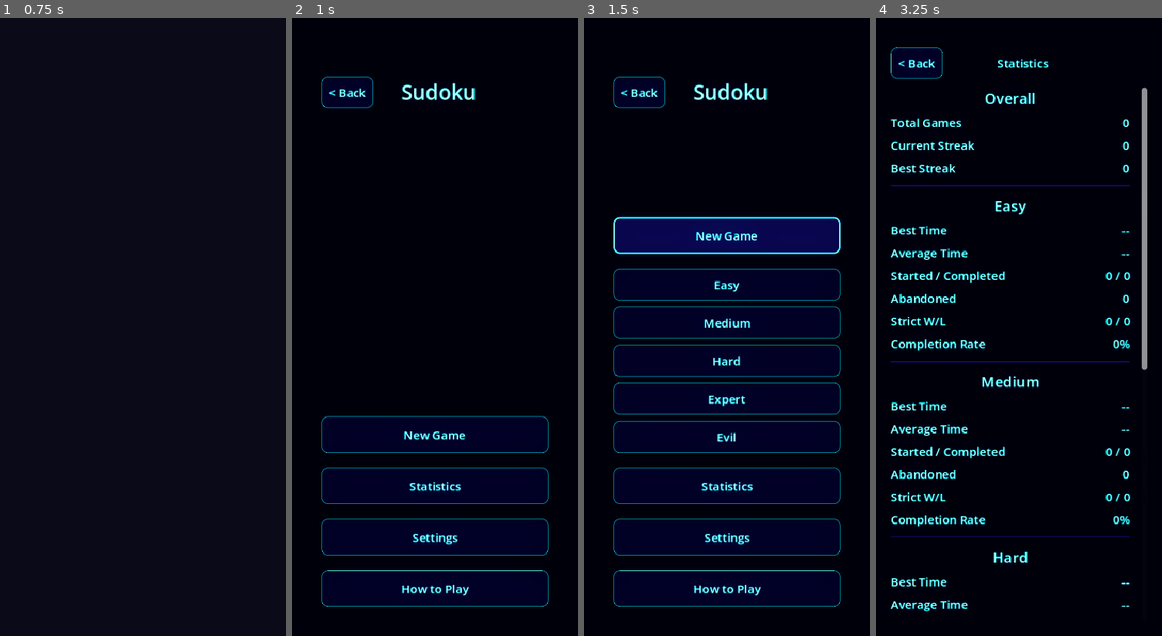
Above: before the commit, frames 1-4 (left to right).
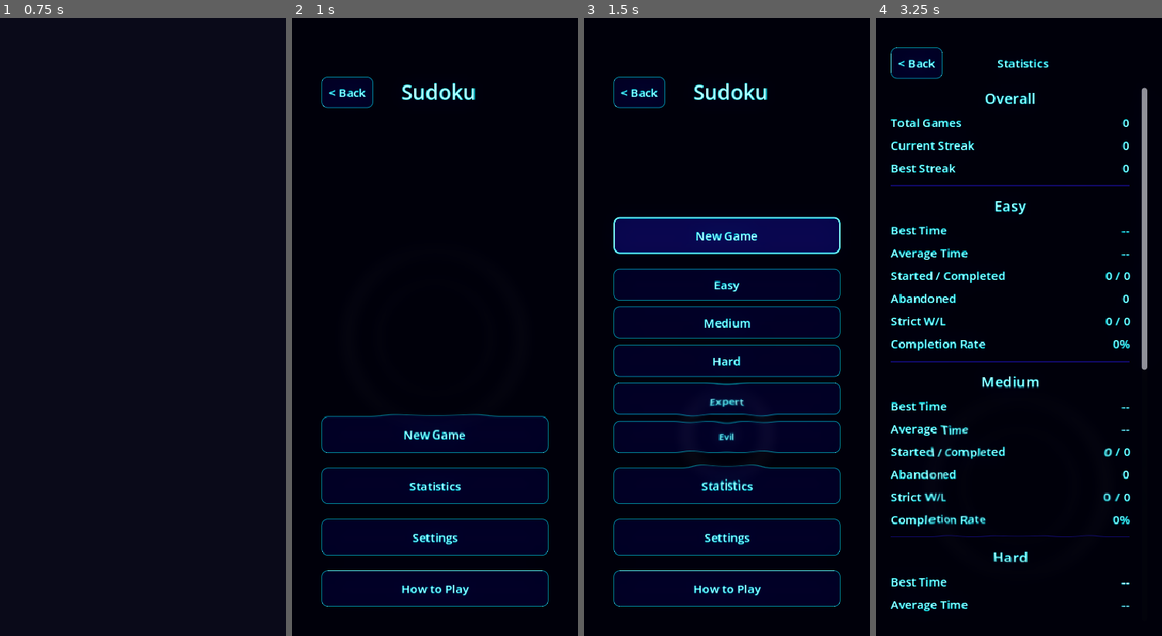
Above: after the commit, the same moments.

Repository: mchambers-mojang/sweet-vinegar-games
Game: Godot game, scene res://scenes/game_picker.tscn
Same seed, same stepped clock (60 frames per second), same inputs: the game is played once before the commit and once after it.
Inputs:
- Up to frame 1 (0.75 s): click "Sudoku" at 0.5 s
- Up to frame 2 (1 s): no input
- Up to frame 3 (1.5 s): click "New Game" at 1.25 s
- Up to frame 4 (3.25 s): click "New Game" at 2 s; click "Statistics" at 2.75 s

Frame 1 is identical in both runs. In frame 2, 0.2% of the frame differs, in the area x 28-72%, y 64-68%; in frame 3, 0.8%; in frame 4, 0.9%, in the area x 15-85%, y 59-89%.
Error before the commit: Parse Error: Class "DragEffect" hides an autoload singleton. (res://scripts/effects/drag_effect.gd:1)

Commit message:
Remove class_name from DragEffect to fix autoload conflict
Co-authored-by: Copilot <223556219+Copilot@users.noreply.github.com>

Diff:
--- a/scripts/effects/drag_effect.gd
+++ b/scripts/effects/drag_effect.gd
@@ -1,4 +1,3 @@
-class_name DragEffect
 extends CanvasLayer
 
 ## Cosmetic drag effect: water-like ripple + fading ribbon trail.
